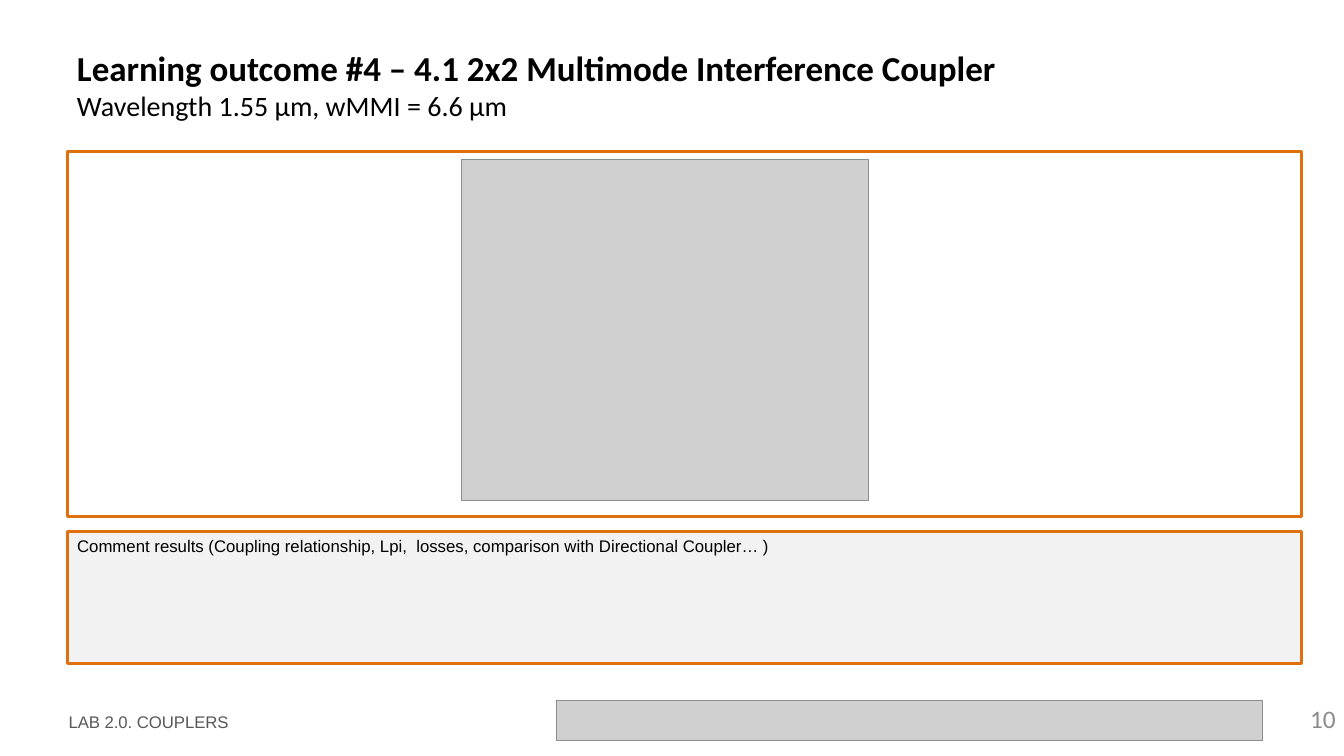
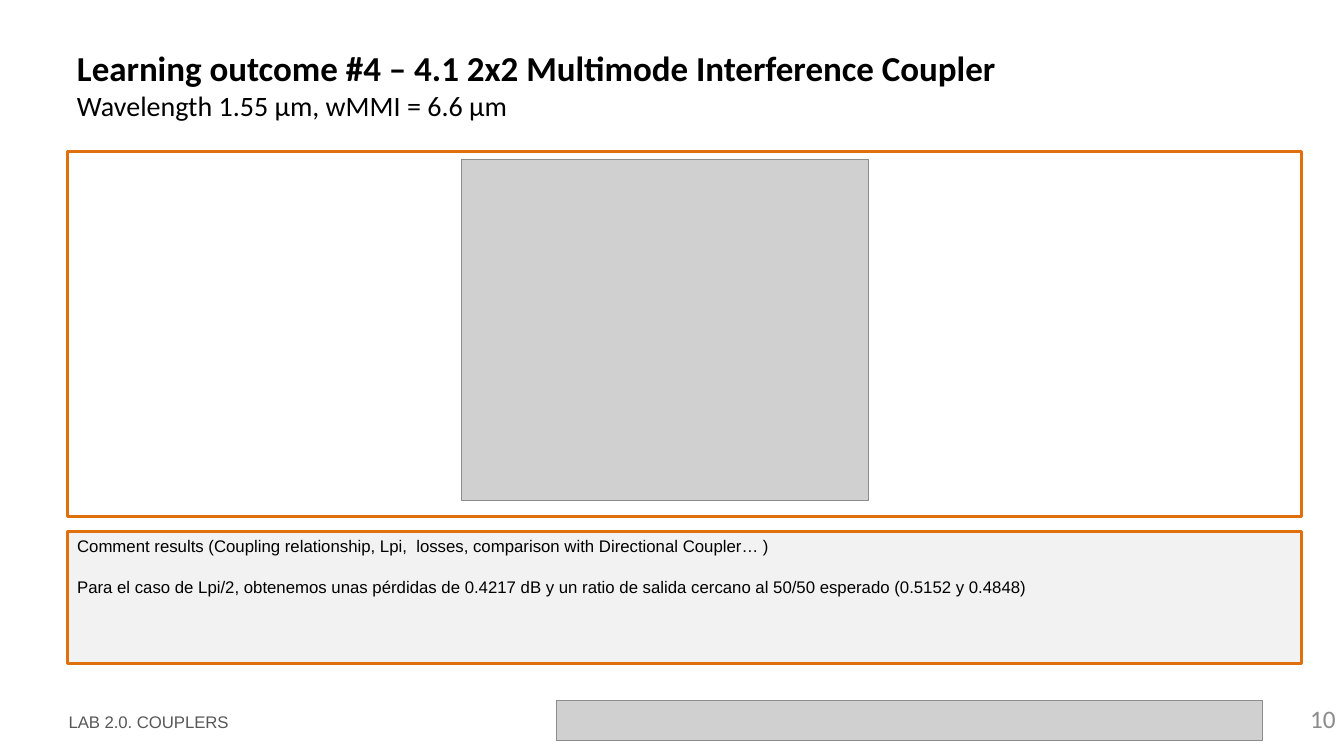
Before and after one commit to davidalcarria/pic-upv-lab2, a slide deck: slide 10 of LabBook_20.pptx. Drawn at 1344x756 pixels with LibreOffice and Linux fonts; fonts in the diff are those of the drawing; grey boxes stand for pictures; background and template pictures are left out. Boxes give left, top, right and bottom in pixels: in the first picture for what was removed or moved away, otherwise in the second. Text is boxed around its words. In the diff, an @@ line names an element or a change of style, - is before the commit and + after.

```diff
--- a/LabBook_20.pptx
+++ b/LabBook_20.pptx
@@ text in rectangle at (x1=77, y1=580, x2=1026, y2=597): paragraph added @@
+Para el caso de Lpi/2, obtenemos unas pérdidas de 0.4217 dB y un ratio de salida cercano al 50/50 esperado (0.5152 y 0.4848)
```
Also in this commit, not shown: 5 other slides changed.
